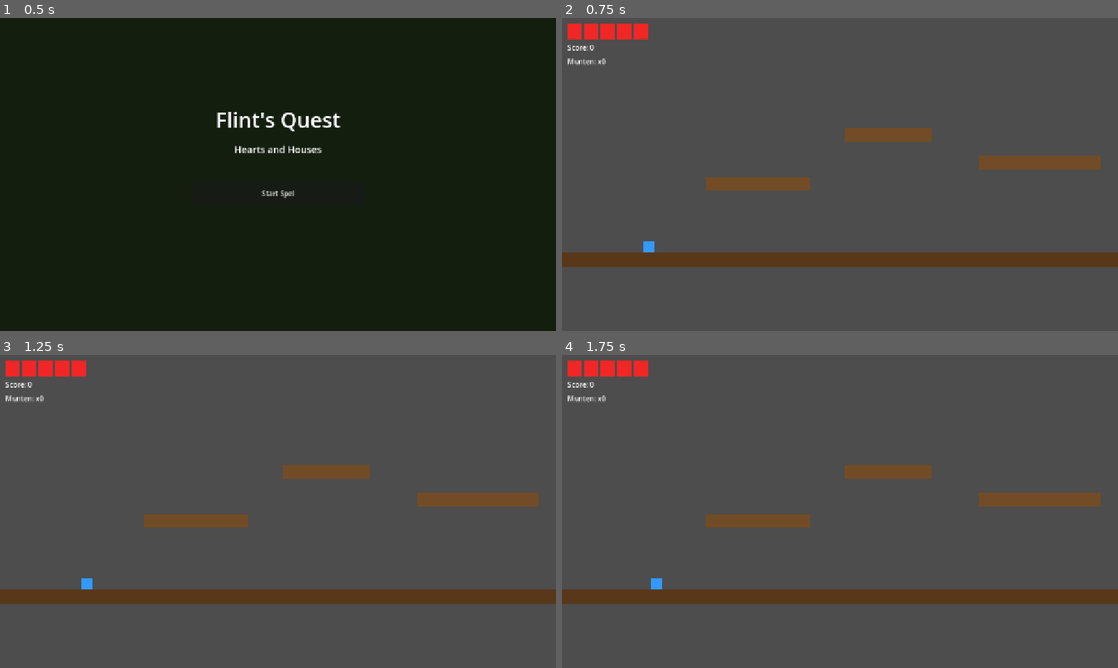
Above: before the commit, frames 1-4 (two rows, left to right).
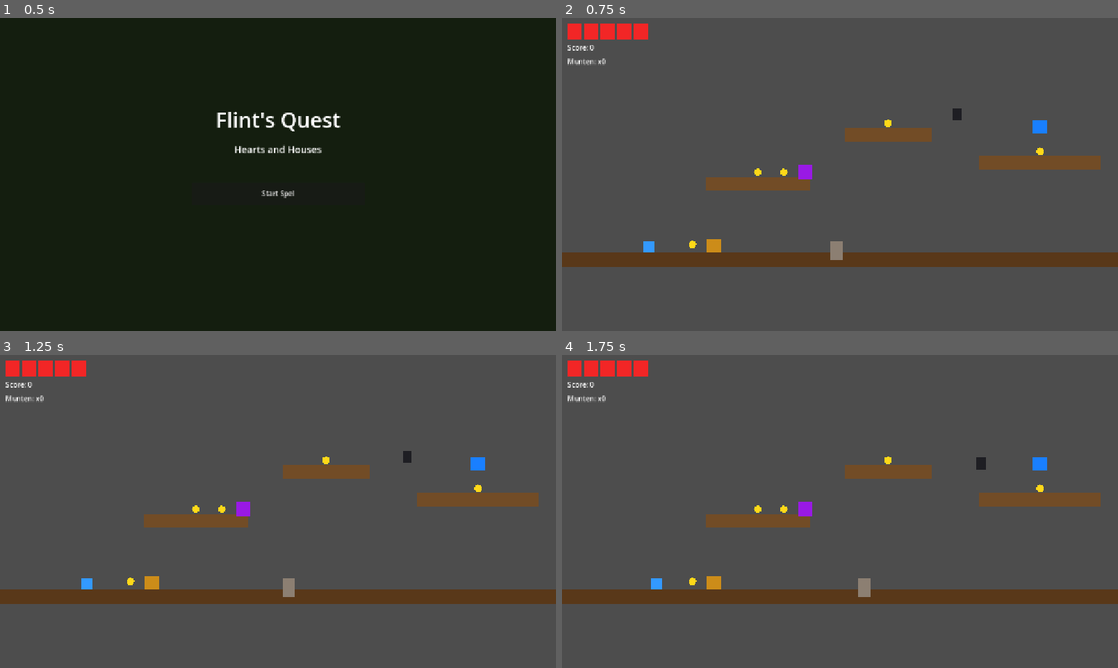
Above: after the commit, the same moments.

Repository: Morningcoffee74/flints-quest
Game: Godot game, scene res://scenes/ui/MainMenu.tscn
Two runs of this game, one before a commit and one after it. Both use one fixed random seed, a clock stepped at 60 frames per second and the inputs below.
Inputs:
- Up to frame 1 (0.5 s): no input
- Up to frame 2 (0.75 s): click "Start Spel" at 0.5 s
- Up to frame 3 (1.25 s): no input
- Up to frame 4 (1.75 s): tap Enter at 1.25 s; hold D (move_right) from 1.28 s (still down); tap X (punch) at 1.35 s; tap Space (jump) at 1.52 s

Frame 1 is identical in both runs. In frame 2, 0.7% of the frame differs, in the area x 22-88%, y 28-78%; in frame 3, 0.6%; in frame 4, 0.7%, in the area x 22-88%, y 32-78%.

Commit message:
Fase 2: vijanden, munten, power-ups, speciale blokken, cabin
BaseEnemy: health/speed scaling op basis van world/level index, stomp-
en punch-detectie via HurtBox Area2D.
GroundEnemy: patrol + chase AI, keert om bij muur.
FlyingEnemy: sine-wave patrol, geen zwaartekracht.
Coin: +1 punt, elke 10 = +1 hartje via Player.heal().
PowerBlock: paars = 8s onkwetsbaar, blauw = 8s hard slaan.
SpecialBlock: punch kapot = 5 pts + muntje spawnen.
Cabin: level-einde trigger via signal naar LevelBase.
Player: doodsanimatie (fade-out tween), power-up timers,
        punch area detectie voor SpecialBlock.
W1L1: Wolf, MushroomMan, Crow, 5 munten, SpecialBlock, 2
      PowerBlocks en Cabin toegevoegd voor volledige test.

Co-Authored-By: Claude Sonnet 4.6 <noreply@anthropic.com>

Diff:
--- /dev/null
+++ b/scenes/enemies/world1/Crow.tscn
@@ -0,0 +1,36 @@
+[gd_scene load_steps=4 format=3]
+
+[ext_resource type="Script" path="res://scripts/enemies/FlyingEnemy.gd" id="1"]
+
+[sub_resource type="CapsuleShape2D" id="1"]
+radius = 11.0
+height = 8.0
+
+[sub_resource type="RectangleShape2D" id="2"]
+size = Vector2(34.0, 30.0)
+
+[node name="Crow" type="CharacterBody2D"]
+collision_layer = 4
+collision_mask = 1
+script = ExtResource("1")
+base_health = 1
+base_speed = 55.0
+world_index = 1
+level_index = 1
+sine_amplitude = 35.0
+sine_frequency = 2.2
+patrol_range = 180.0
+
+[node name="Sprite" type="Polygon2D" parent="."]
+polygon = PackedVector2Array(-11, -14, 11, -14, 11, 14, -11, 14)
+color = Color(0.12, 0.12, 0.14, 1.0)
+
+[node name="BodyCollision" type="CollisionShape2D" parent="."]
+shape = SubResource("1")
+
+[node name="HurtBox" type="Area2D" parent="."]
+collision_layer = 4
+collision_mask = 18
+
+[node name="HurtBoxShape" type="CollisionShape2D" parent="HurtBox"]
+shape = SubResource("2")
--- /dev/null
+++ b/scenes/enemies/world1/MushroomMan.tscn
@@ -0,0 +1,35 @@
+[gd_scene load_steps=4 format=3]
+
+[ext_resource type="Script" path="res://scripts/enemies/GroundEnemy.gd" id="1"]
+
+[sub_resource type="CapsuleShape2D" id="1"]
+radius = 10.0
+height = 8.0
+
+[sub_resource type="RectangleShape2D" id="2"]
+size = Vector2(30.0, 34.0)
+
+[node name="MushroomMan" type="CharacterBody2D"]
+collision_layer = 4
+collision_mask = 1
+script = ExtResource("1")
+base_health = 1
+base_speed = 40.0
+world_index = 1
+level_index = 1
+
+[node name="Sprite" type="Polygon2D" parent="."]
+polygon = PackedVector2Array(-10, -28, 10, -28, 10, 4, -10, 4)
+color = Color(0.9, 0.2, 0.15, 1.0)
+
+[node name="BodyCollision" type="CollisionShape2D" parent="."]
+position = Vector2(0.0, -14.0)
+shape = SubResource("1")
+
+[node name="HurtBox" type="Area2D" parent="."]
+collision_layer = 4
+collision_mask = 18
+
+[node name="HurtBoxShape" type="CollisionShape2D" parent="HurtBox"]
+position = Vector2(0.0, -14.0)
+shape = SubResource("2")
--- /dev/null
+++ b/scenes/enemies/world1/Wolf.tscn
@@ -0,0 +1,35 @@
+[gd_scene load_steps=4 format=3]
+
+[ext_resource type="Script" path="res://scripts/enemies/GroundEnemy.gd" id="1"]
+
+[sub_resource type="CapsuleShape2D" id="1"]
+radius = 14.0
+height = 16.0
+
+[sub_resource type="RectangleShape2D" id="2"]
+size = Vector2(42.0, 52.0)
+
+[node name="Wolf" type="CharacterBody2D"]
+collision_layer = 4
+collision_mask = 1
+script = ExtResource("1")
+base_health = 1
+base_speed = 65.0
+world_index = 1
+level_index = 1
+
+[node name="Sprite" type="Polygon2D" parent="."]
+polygon = PackedVector2Array(-14, -40, 14, -40, 14, 4, -14, 4)
+color = Color(0.55, 0.5, 0.45, 1.0)
+
+[node name="BodyCollision" type="CollisionShape2D" parent="."]
+position = Vector2(0.0, -20.0)
+shape = SubResource("1")
+
+[node name="HurtBox" type="Area2D" parent="."]
+collision_layer = 4
+collision_mask = 18
+
+[node name="HurtBoxShape" type="CollisionShape2D" parent="HurtBox"]
+position = Vector2(0.0, -20.0)
+shape = SubResource("2")
--- a/scenes/levels/world1/W1L1.tscn
+++ b/scenes/levels/world1/W1L1.tscn
@@ -1,8 +1,16 @@
-[gd_scene load_steps=8 format=3]
+[gd_scene load_steps=15 format=3]
 
-[ext_resource type="Script" path="res://scripts/levels/LevelBase.gd" id="1"]
-[ext_resource type="PackedScene" path="res://scenes/player/Player.tscn" id="2"]
-[ext_resource type="PackedScene" path="res://scenes/ui/HUD.tscn" id="3"]
+[ext_resource type="Script"      path="res://scripts/levels/LevelBase.gd"             id="1"]
+[ext_resource type="PackedScene" path="res://scenes/player/Player.tscn"               id="2"]
+[ext_resource type="PackedScene" path="res://scenes/ui/HUD.tscn"                      id="3"]
+[ext_resource type="PackedScene" path="res://scenes/enemies/world1/Wolf.tscn"         id="4"]
+[ext_resource type="PackedScene" path="res://scenes/enemies/world1/MushroomMan.tscn"  id="5"]
+[ext_resource type="PackedScene" path="res://scenes/enemies/world1/Crow.tscn"         id="6"]
+[ext_resource type="PackedScene" path="res://scenes/objects/Coin.tscn"                id="7"]
+[ext_resource type="PackedScene" path="res://scenes/objects/SpecialBlock.tscn"        id="8"]
+[ext_resource type="PackedScene" path="res://scenes/objects/Cabin.tscn"               id="9"]
+[ext_resource type="PackedScene" path="res://scenes/objects/PowerBlockPurple.tscn"    id="10"]
+[ext_resource type="PackedScene" path="res://scenes/objects/PowerBlockBlue.tscn"      id="11"]
 
 [sub_resource type="RectangleShape2D" id="1"]
 size = Vector2(4000.0, 32.0)
@@ -75,3 +83,43 @@
 [node name="Platform3Visual" type="Polygon2D" parent="Terrain/Platform3"]
 polygon = PackedVector2Array(-140, -16, 140, -16, 140, 16, -140, 16)
 color = Color(0.45, 0.3, 0.15, 1.0)
+
+[node name="Enemies" type="Node2D" parent="."]
+
+[node name="Wolf1" parent="Enemies" instance=ExtResource("4")]
+position = Vector2(620.0, 640.0)
+
+[node name="MushroomMan1" parent="Enemies" instance=ExtResource("5")]
+position = Vector2(1300.0, 640.0)
+
+[node name="Crow1" parent="Enemies" instance=ExtResource("6")]
+position = Vector2(900.0, 320.0)
+
+[node name="Objects" type="Node2D" parent="."]
+
+[node name="Coin1" parent="Objects" instance=ExtResource("7")]
+position = Vector2(300.0, 620.0)
+
+[node name="Coin2" parent="Objects" instance=ExtResource("7")]
+position = Vector2(450.0, 454.0)
+
+[node name="Coin3" parent="Objects" instance=ExtResource("7")]
+position = Vector2(510.0, 454.0)
+
+[node name="Coin4" parent="Objects" instance=ExtResource("7")]
+position = Vector2(750.0, 342.0)
+
+[node name="Coin5" parent="Objects" instance=ExtResource("7")]
+position = Vector2(1100.0, 406.0)
+
+[node name="SpecialBlock1" parent="Objects" instance=ExtResource("8")]
+position = Vector2(350.0, 624.0)
+
+[node name="PowerPurple1" parent="Objects" instance=ExtResource("10")]
+position = Vector2(560.0, 454.0)
+
+[node name="PowerBlue1" parent="Objects" instance=ExtResource("11")]
+position = Vector2(1100.0, 350.0)
+
+[node name="Cabin" parent="." instance=ExtResource("9")]
+position = Vector2(1600.0, 640.0)
--- /dev/null
+++ b/scenes/objects/Cabin.tscn
@@ -0,0 +1,23 @@
+[gd_scene load_steps=3 format=3]
+
+[ext_resource type="Script" path="res://scripts/objects/Cabin.gd" id="1"]
+
+[sub_resource type="RectangleShape2D" id="1"]
+size = Vector2(72.0, 100.0)
+
+[node name="Cabin" type="Area2D"]
+collision_layer = 0
+collision_mask = 2
+script = ExtResource("1")
+
+[node name="HouseVisual" type="Polygon2D" parent="."]
+polygon = PackedVector2Array(-30, 0, 30, 0, 30, -48, 0, -76, -30, -48)
+color = Color(0.55, 0.32, 0.12, 1.0)
+
+[node name="Door" type="Polygon2D" parent="."]
+polygon = PackedVector2Array(-8, 0, 8, 0, 8, -24, -8, -24)
+color = Color(0.35, 0.18, 0.06, 1.0)
+
+[node name="CollisionShape2D" type="CollisionShape2D" parent="."]
+position = Vector2(0.0, -50.0)
+shape = SubResource("1")
--- /dev/null
+++ b/scenes/objects/Coin.tscn
@@ -0,0 +1,18 @@
+[gd_scene load_steps=3 format=3]
+
+[ext_resource type="Script" path="res://scripts/objects/Coin.gd" id="1"]
+
+[sub_resource type="CircleShape2D" id="1"]
+radius = 9.0
+
+[node name="Coin" type="Area2D"]
+collision_layer = 8
+collision_mask = 2
+script = ExtResource("1")
+
+[node name="Visual" type="Polygon2D" parent="."]
+polygon = PackedVector2Array(0, -9, 6.4, -6.4, 9, 0, 6.4, 6.4, 0, 9, -6.4, 6.4, -9, 0, -6.4, -6.4)
+color = Color(1.0, 0.85, 0.1, 1.0)
+
+[node name="CollisionShape2D" type="CollisionShape2D" parent="."]
+shape = SubResource("1")
--- /dev/null
+++ b/scenes/objects/PowerBlockBlue.tscn
@@ -0,0 +1,19 @@
+[gd_scene load_steps=3 format=3]
+
+[ext_resource type="Script" path="res://scripts/objects/PowerBlock.gd" id="1"]
+
+[sub_resource type="RectangleShape2D" id="1"]
+size = Vector2(32.0, 32.0)
+
+[node name="PowerBlockBlue" type="Area2D"]
+collision_layer = 8
+collision_mask = 2
+script = ExtResource("1")
+type = 1
+
+[node name="Visual" type="Polygon2D" parent="."]
+polygon = PackedVector2Array(-16, -16, 16, -16, 16, 16, -16, 16)
+color = Color(0.1, 0.5, 1.0, 1.0)
+
+[node name="CollisionShape2D" type="CollisionShape2D" parent="."]
+shape = SubResource("1")
--- /dev/null
+++ b/scenes/objects/PowerBlockPurple.tscn
@@ -0,0 +1,19 @@
+[gd_scene load_steps=3 format=3]
+
+[ext_resource type="Script" path="res://scripts/objects/PowerBlock.gd" id="1"]
+
+[sub_resource type="RectangleShape2D" id="1"]
+size = Vector2(32.0, 32.0)
+
+[node name="PowerBlockPurple" type="Area2D"]
+collision_layer = 8
+collision_mask = 2
+script = ExtResource("1")
+type = 0
+
+[node name="Visual" type="Polygon2D" parent="."]
+polygon = PackedVector2Array(-16, -16, 16, -16, 16, 16, -16, 16)
+color = Color(0.6, 0.1, 0.9, 1.0)
+
+[node name="CollisionShape2D" type="CollisionShape2D" parent="."]
+shape = SubResource("1")
--- /dev/null
+++ b/scenes/objects/SpecialBlock.tscn
@@ -0,0 +1,28 @@
+[gd_scene load_steps=4 format=3]
+
+[ext_resource type="Script" path="res://scripts/objects/SpecialBlock.gd" id="1"]
+
+[sub_resource type="RectangleShape2D" id="1"]
+size = Vector2(32.0, 32.0)
+
+[sub_resource type="RectangleShape2D" id="2"]
+size = Vector2(34.0, 34.0)
+
+[node name="SpecialBlock" type="StaticBody2D"]
+collision_layer = 1
+collision_mask = 0
+script = ExtResource("1")
+
+[node name="Visual" type="Polygon2D" parent="."]
+polygon = PackedVector2Array(-16, -16, 16, -16, 16, 16, -16, 16)
+color = Color(0.8, 0.55, 0.1, 1.0)
+
+[node name="BodyShape" type="CollisionShape2D" parent="."]
+shape = SubResource("1")
+
+[node name="HitArea" type="Area2D" parent="."]
+collision_layer = 4
+collision_mask = 16
+
+[node name="HitShape" type="CollisionShape2D" parent="HitArea"]
+shape = SubResource("2")
--- /dev/null
+++ b/scripts/enemies/BaseEnemy.gd
@@ -0,0 +1,60 @@
+class_name BaseEnemy
+extends CharacterBody2D
+
+@export var base_health: int   = 1
+@export var base_speed: float  = 60.0
+@export var world_index: int   = 1
+@export var level_index: int   = 1
+
+var health: int  = 1
+var speed: float = 60.0
+
+signal died
+
+func _ready() -> void:
+	var difficulty := 1.0 + (world_index - 1) * 0.15 + (level_index - 1) * 0.02
+	health = base_health
+	speed  = base_speed * difficulty
+	add_to_group("enemies")
+
+	if has_node("HurtBox"):
+		var hb := $HurtBox as Area2D
+		hb.body_entered.connect(_on_body_entered)
+		hb.area_entered.connect(_on_area_entered)
+
+func _on_body_entered(body: Node2D) -> void:
+	if not body is Player:
+		return
+	var player := body as Player
+	# Stomp: player moving strongly downward and positioned above enemy center
+	if player.velocity.y > 150.0 and player.global_position.y < global_position.y - 5.0:
+		_take_hit(player)
+	else:
+		player.take_damage()
+
+func _on_area_entered(area: Area2D) -> void:
+	var player := area.get_parent() as Player
+	if player and player.state == Player.State.PUNCH:
+		_take_hit(null, player.is_strong_punch)
+
+func _take_hit(stomper: Player = null, instant_kill: bool = false) -> void:
+	if instant_kill:
+		health = 0
+	else:
+		health -= 1
+	if health <= 0:
+		_die(stomper)
+	else:
+		_on_hurt()
+
+func _die(stomper: Player = null) -> void:
+	if stomper != null:
+		ScoreManager.add_points(ScoreManager.POINTS_ENEMY_JUMP)
+		stomper.velocity.y = -300.0
+	else:
+		ScoreManager.add_points(ScoreManager.POINTS_ENEMY_PUNCH)
+	died.emit()
+	queue_free()
+
+func _on_hurt() -> void:
+	pass
--- /dev/null
+++ b/scripts/enemies/FlyingEnemy.gd
@@ -0,0 +1,24 @@
+class_name FlyingEnemy
+extends BaseEnemy
+
+@export var sine_amplitude: float  = 40.0
+@export var sine_frequency: float  = 2.0
+@export var patrol_range: float    = 200.0
+
+var _time        := 0.0
+var _start_pos   := Vector2.ZERO
+var _patrol_dir  := 1.0
+
+func _ready() -> void:
+	super._ready()
+	_start_pos = global_position
+
+func _physics_process(delta: float) -> void:
+	_time += delta
+	velocity.x = _patrol_dir * speed
+	velocity.y = sin(_time * sine_frequency) * sine_amplitude
+
+	if abs(global_position.x - _start_pos.x) >= patrol_range:
+		_patrol_dir *= -1.0
+
+	move_and_slide()
--- /dev/null
+++ b/scripts/enemies/GroundEnemy.gd
@@ -0,0 +1,26 @@
+class_name GroundEnemy
+extends BaseEnemy
+
+const GRAVITY       := 980.0
+const DETECT_RANGE  := 220.0
+
+var _patrol_dir := 1.0
+
+func _physics_process(delta: float) -> void:
+	if not is_on_floor():
+		velocity.y += GRAVITY * delta
+
+	var player := _get_player()
+	if player != null and global_position.distance_to(player.global_position) < DETECT_RANGE:
+		velocity.x = sign(player.global_position.x - global_position.x) * speed * 1.3
+	else:
+		velocity.x = _patrol_dir * speed
+
+	move_and_slide()
+
+	if is_on_wall():
+		_patrol_dir *= -1.0
+
+func _get_player() -> Player:
+	var nodes := get_tree().get_nodes_in_group("player")
+	return nodes[0] as Player if not nodes.is_empty() else null
--- a/scripts/levels/LevelBase.gd
+++ b/scripts/levels/LevelBase.gd
@@ -1,11 +1,11 @@
 class_name LevelBase
 extends Node2D
 
-@export var level_width: int  = 4000
+@export var level_width:  int = 4000
 @export var level_height: int = 720
 
-@onready var player: Player   = $Player
-@onready var hud              = $HUD
+@onready var player: Player    = $Player
+@onready var hud               = $HUD
 @onready var _camera: Camera2D = $Player/Camera2D
 
 func _ready() -> void:
@@ -16,6 +16,15 @@
 	hud.connect_player(player)
 	player.died.connect(_on_player_died)
 
+	if has_node("Cabin"):
+		($Cabin as Area2D).level_completed.connect(_on_level_completed)
+
 func _on_player_died() -> void:
-	await get_tree().create_timer(2.0).timeout
+	await get_tree().create_timer(0.8).timeout
 	get_tree().reload_current_scene()
+
+func _on_level_completed() -> void:
+	ScoreManager.finalize_level()
+	# TODO Fase 3: toon LevelComplete scherm met score
+	await get_tree().create_timer(1.5).timeout
+	get_tree().reload_current_scene()
--- /dev/null
+++ b/scripts/objects/Cabin.gd
@@ -0,0 +1,10 @@
+extends Area2D
+
+signal level_completed
+
+func _ready() -> void:
+	body_entered.connect(_on_body_entered)
+
+func _on_body_entered(body: Node2D) -> void:
+	if body is Player:
+		level_completed.emit()
--- /dev/null
+++ b/scripts/objects/Coin.gd
@@ -0,0 +1,12 @@
+extends Area2D
+
+func _ready() -> void:
+	body_entered.connect(_on_body_entered)
+
+func _on_body_entered(body: Node2D) -> void:
+	if not body is Player:
+		return
+	var total := ScoreManager.add_coin()
+	if total % 10 == 0:
+		(body as Player).heal(1)
+	queue_free()
--- /dev/null
+++ b/scripts/objects/PowerBlock.gd
@@ -0,0 +1,20 @@
+class_name PowerBlock
+extends Area2D
+
+enum Type { PURPLE, BLUE }
+
+@export var type: Type = Type.PURPLE
+
+func _ready() -> void:
+	body_entered.connect(_on_body_entered)
+
+func _on_body_entered(body: Node2D) -> void:
+	if not body is Player:
+		return
+	var player := body as Player
+	match type:
+		Type.PURPLE:
+			player.activate_invincible(8.0)
+		Type.BLUE:
+			player.activate_strong_punch(8.0)
+	queue_free()
--- /dev/null
+++ b/scripts/objects/SpecialBlock.gd
@@ -0,0 +1,17 @@
+class_name SpecialBlock
+extends StaticBody2D
+
+const COIN_SCENE := preload("res://scenes/objects/Coin.tscn")
+
+func hit_by_punch() -> void:
+	ScoreManager.add_points(ScoreManager.POINTS_SPECIAL_BLOCK)
+	var coin := COIN_SCENE.instantiate()
+	coin.global_position = global_position + Vector2(0, -40)
+	get_parent().add_child(coin)
+	_play_break_anim()
+
+func _play_break_anim() -> void:
+	set_physics_process(false)
+	var tween := create_tween()
+	tween.tween_property(self, "scale", Vector2.ZERO, 0.18)
+	tween.tween_callback(queue_free)
--- a/scripts/player/Player.gd
+++ b/scripts/player/Player.gd
@@ -3,24 +3,25 @@
 
 enum State { IDLE, RUN, JUMP, FALL, CROUCH, CLIMB, PUNCH, HURT, DEAD }
 
-const SPEED        := 180.0
-const JUMP_VELOCITY := -420.0
-const CLIMB_SPEED  := 100.0
-const GRAVITY      := 980.0
-const PUNCH_DURATION   := 0.35
-const HURT_DURATION    := 0.5
+const SPEED             := 180.0
+const JUMP_VELOCITY     := -420.0
+const CLIMB_SPEED       := 100.0
+const GRAVITY           := 980.0
+const PUNCH_DURATION    := 0.35
+const HURT_DURATION     := 0.5
 const INVINCIBLE_DURATION := 1.5
 
 var state: State = State.IDLE
-var facing_right  := true
-var health        := 5
-var is_invincible := false
-var is_strong_punch := false
-
-var _punch_timer    := 0.0
-var _hurt_timer     := 0.0
-var _invincible_timer := 0.0
-var _on_ladder      := false
+var facing_right      := true
+var health            := 5
+var is_invincible     := false
+var is_strong_punch   := false
+
+var _punch_timer        := 0.0
+var _hurt_timer         := 0.0
+var _invincible_timer   := 0.0
+var _strong_punch_timer := 0.0
+var _on_ladder          := false
 
 @onready var anim_sprite: AnimatedSprite2D = $AnimatedSprite2D
 @onready var punch_hitbox: Area2D          = $PunchHitbox
@@ -29,7 +30,14 @@
 signal died
 
 func _ready() -> void:
+	add_to_group("player")
 	punch_hitbox.monitoring = false
+	punch_hitbox.area_entered.connect(_on_punch_area)
+
+func _on_punch_area(area: Area2D) -> void:
+	var parent := area.get_parent()
+	if parent is SpecialBlock:
+		parent.hit_by_punch()
 
 func _physics_process(delta: float) -> void:
 	_tick_timers(delta)
@@ -61,6 +69,11 @@
 		_invincible_timer -= delta
 		if _invincible_timer <= 0.0:
 			is_invincible = false
+
+	if _strong_punch_timer > 0.0:
+		_strong_punch_timer -= delta
+		if _strong_punch_timer <= 0.0:
+			is_strong_punch = false
 
 func _state_idle(delta: float) -> void:
 	_apply_gravity(delta)
@@ -158,7 +171,13 @@
 			velocity = Vector2(dir * 180.0, -200.0)
 		State.DEAD:
 			velocity = Vector2.ZERO
-			died.emit()
+			set_physics_process(false)
+			_play_death_animation()
+
+func _play_death_animation() -> void:
+	var tween := create_tween()
+	tween.tween_property(self, "modulate:a", 0.0, 1.0)
+	tween.tween_callback(died.emit)
 
 func _jump() -> void:
 	velocity.y = JUMP_VELOCITY
@@ -192,6 +211,14 @@
 	health = min(health + amount, 5)
 	health_changed.emit(health)
 
+func activate_invincible(duration: float = 8.0) -> void:
+	is_invincible = true
+	_invincible_timer = max(_invincible_timer, duration)
+
+func activate_strong_punch(duration: float = 8.0) -> void:
+	is_strong_punch = true
+	_strong_punch_timer = max(_strong_punch_timer, duration)
+
 func enter_ladder() -> void:
 	_on_ladder = true
 
Not shown, changed: CLAUDE.md
